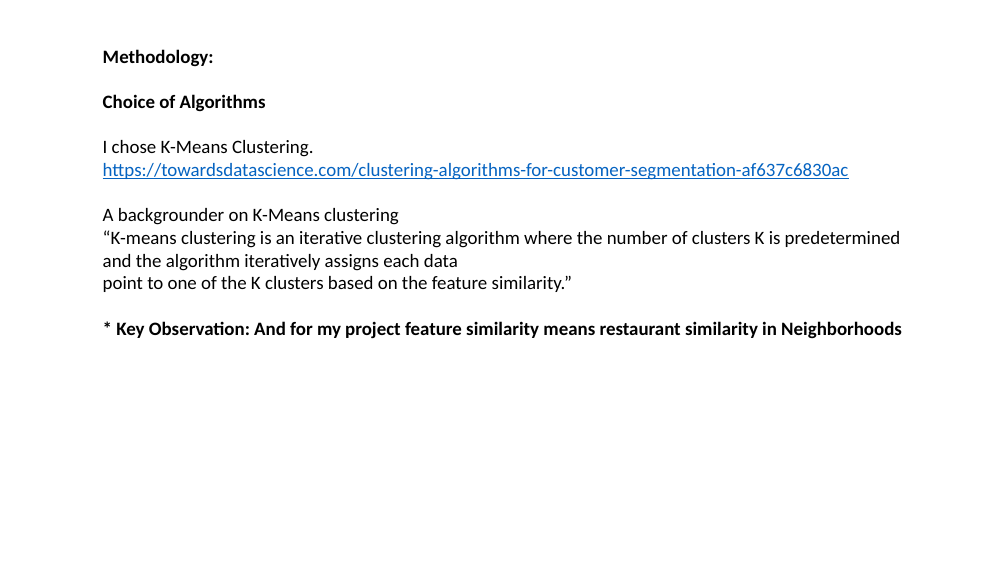
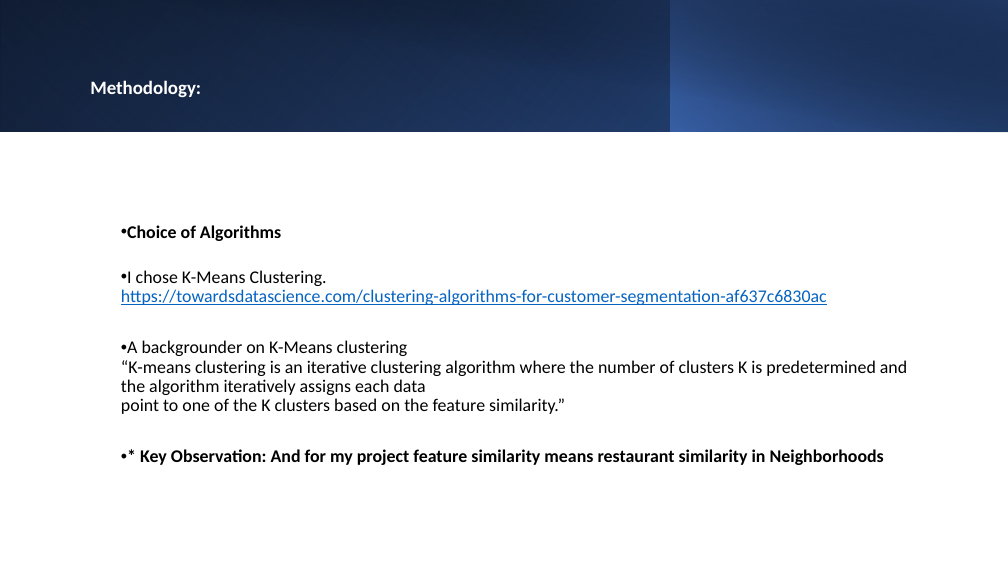
Before and after one commit to vir007/Coursera_Capstone, a slide deck: slide 7 of Week 4_5/Week_5_Presentation.pptx. Drawn at 1008x567 pixels with LibreOffice and Linux fonts; fonts in the diff are those of the drawing. Boxes give left, top, right and bottom in pixels: in the first picture for what was removed or moved away, otherwise in the second. Text is boxed around its words. In the diff, an @@ line names an element or a change of style, - is before the commit and + after.

```diff
--- a/Week 4_5/Week_5_Presentation.pptx
+++ b/Week 4_5/Week_5_Presentation.pptx
@@ rectangle added at [0, 0, 1008, 132], fill gradient #000000 to #2F5597 @@
@@ rectangle added at [0, 0, 671, 132], fill gradient #4472C4 to #203864 @@
@@ rectangle added at [38, 0, 1008, 132], fill gradient #000000 to #203864 @@
@@ rectangle added at [671, 0, 1008, 132], fill gradient #4472C4 to #000000 @@
@@ text at [103, 49, 214, 67]: paragraph removed @@
-Methodology:
@@ text added at [90, 80, 201, 98], 18 pt, text #FFFFFF, bold @@
+Methodology:
@@ text "Choice of Algorithms": place and size @@
-text "Choice of Algorithms" at [103, 49, 902, 339]
+text "Choice of Algorithms" at [121, 225, 907, 465]
@@ text "Choice of Algorithms" at [121, 225, 907, 465]: size 18 to 17 pt; bullet none to •; line spacing 1 to 0.9; more space between paragraphs; vertical alignment top to middle @@
```
Also in this commit, not shown: 10 other slides changed, 1 other file.
